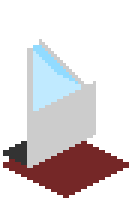
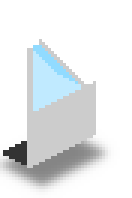
Two versions of the same layered image (132 × 198). Layer-by-layer changes:
added layer "Shadow copy" (60%) above "Bottom" over [0, 135, 120, 198]
hid "Bottom" over [3, 135, 129, 198]
